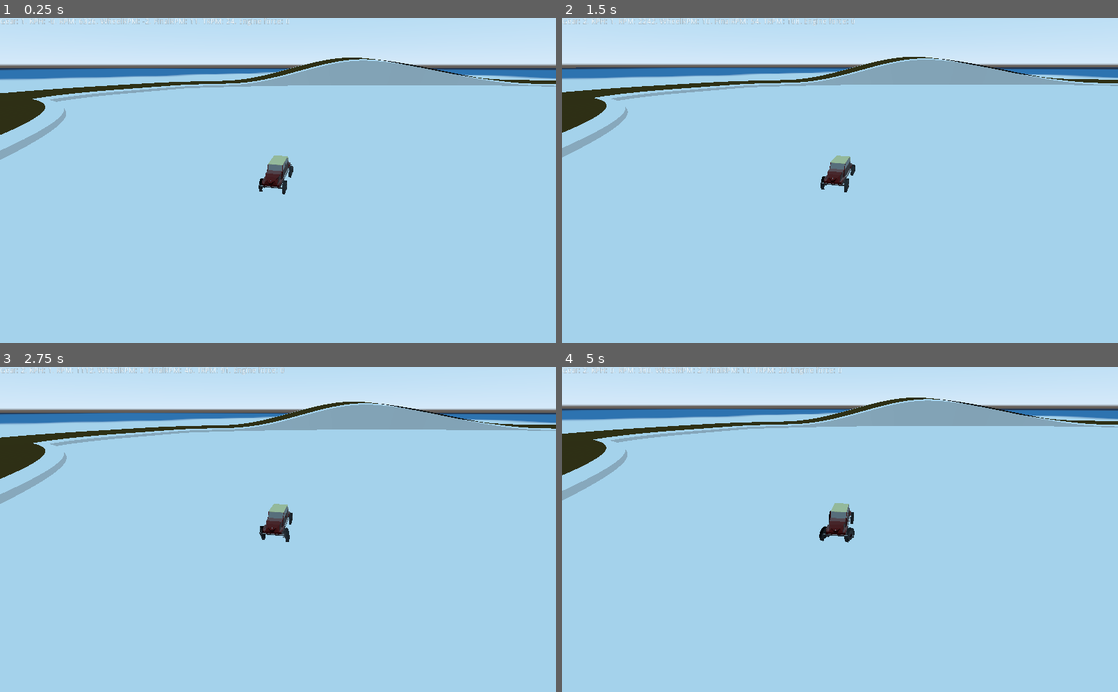
Above: before the commit, frames 1-4 (two rows, left to right).
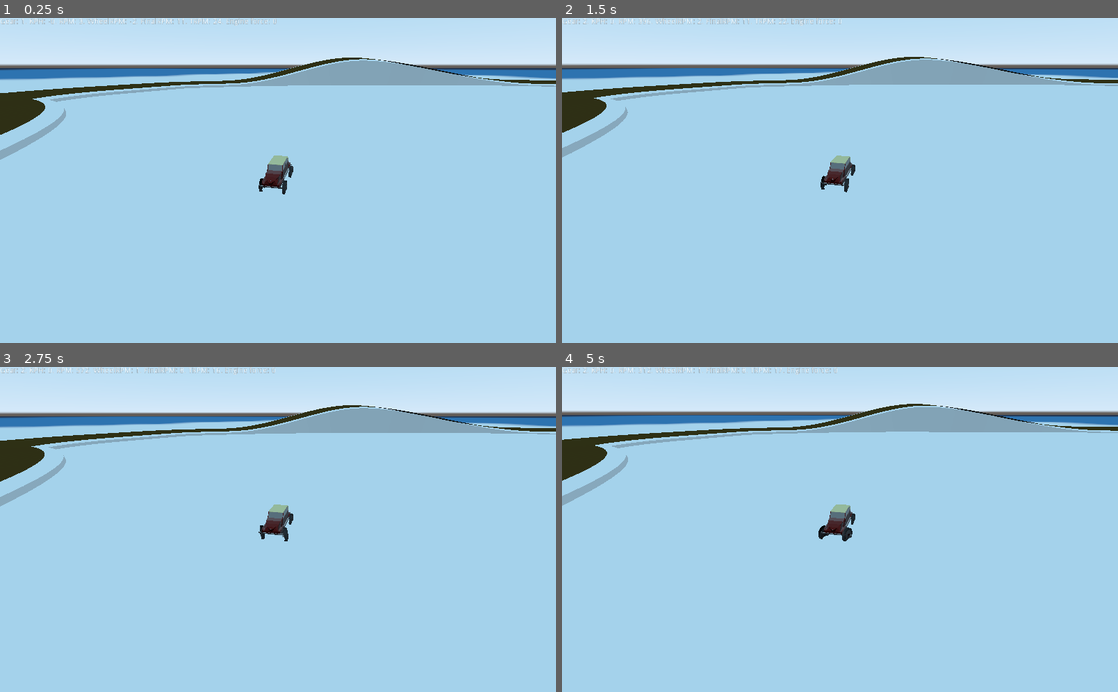
Above: after the commit, the same moments.

Repository: esensar/bugged-racing
Game: Godot game, scene res://scenes/test_level.tscn
Two runs of this game, one before a commit and one after it. Both use one fixed random seed, a clock stepped at 60 frames per second and the inputs below. Before the commit the project has no main scene; this scene is started directly in both runs. The engine's default icon, where the game draws it, is replaced by a stand-in: a white triangle on a blue panel in a dark square.
Inputs:
- Up to frame 1 (0.25 s): no input
- Up to frame 2 (1.5 s): hold C (clutch) 0.53-1.28 s; hold Shift (gear_up) from 0.53 s (still down); tap Enter at 1.25 s; tap W (throttle) at 1.35 s
- Up to frame 3 (2.75 s): release Shift (gear_up) at 2.03 s; hold A (steer_left) from 2.03 s (still down); hold C (clutch) from 2.03 s (still down)
- Up to frame 4 (5 s): release C (clutch) at 2.78 s; tap W (throttle) at 2.85, 4.35 s; release A (steer_left) at 3.53 s; hold S (brake) 3.53-4.28 s; hold C (clutch) 3.53-4.28 s; tap Space (handbrake) at 4.25 s; hold D (steer_right) from 4.28 s (still down)

The runs differ from the first frame. In frame 1, 0.2% of the frame differs, in the area x 14-52%, y 0-3%; in frame 2, 0.6%; in frame 3, 6.1%; in frame 4, 8.3%, in the area x 0-100%, y 0-55%.

Commit message:
Add export presets

Diff:
--- a/project.godot
+++ b/project.godot
@@ -11,6 +11,7 @@
 [application]
 
 config/name="bugged-racing"
+run/main_scene="res://scenes/test_level.tscn"
 config/icon="res://icon.png"
 
 [input]
Not shown, added: export_presets.cfg
